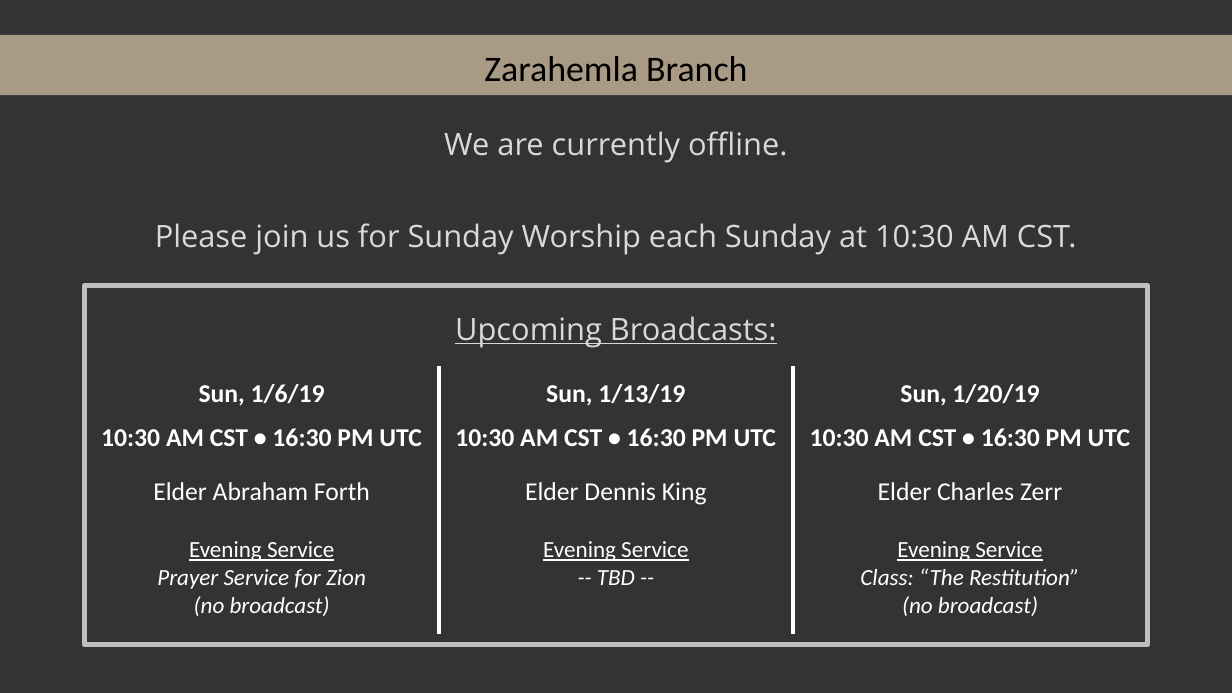
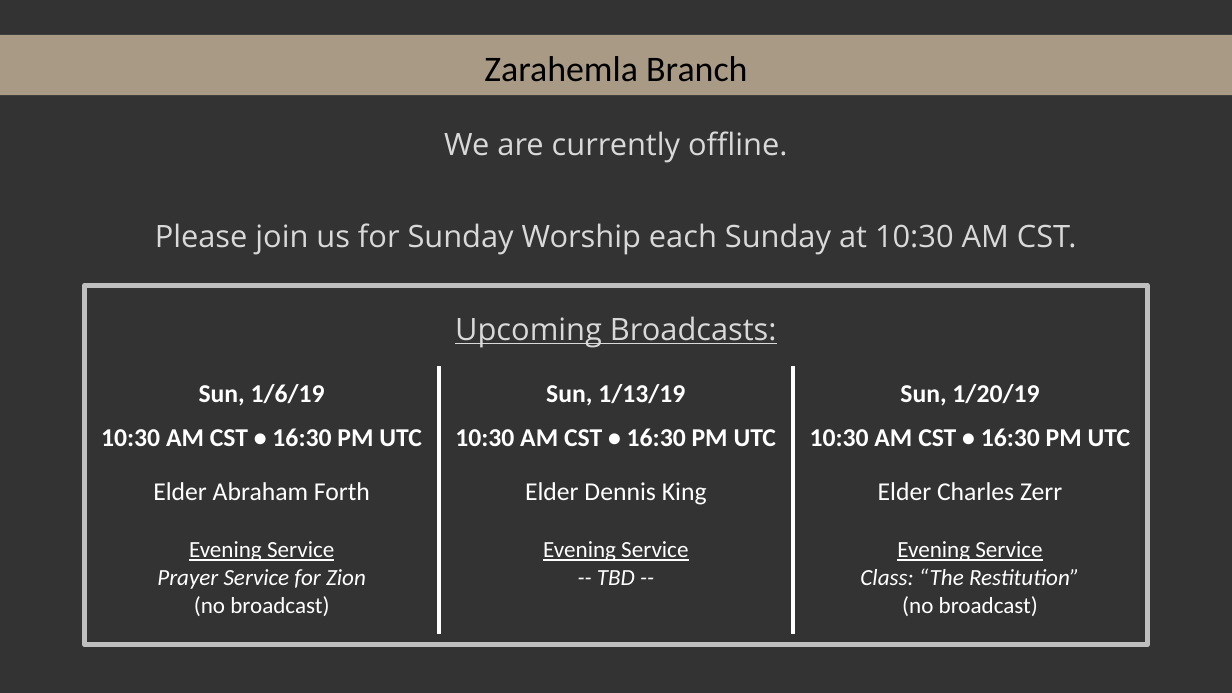
Before and after one commit to kevinmcmilian/ZarahemlaHymnPPTs, a slide deck: slide 1 of Offline Slide.pptx. Drawn at 1232x693 pixels with LibreOffice and Linux fonts; fonts in the diff are those of the drawing; background and template pictures are left out. Boxes give left, top, right and bottom in pixels: in the first picture for what was removed or moved away, otherwise in the second. Text is boxed around its words. In the diff, an @@ line names an element or a change of style, - is before the commit and + after.

Commit message:
Update Offline Slide

```diff
--- a/Offline Slide.pptx
+++ b/Offline Slide.pptx
@@ table at bbox=[85, 366, 1147, 631] @@
@@ italic off in "(no broadcast)", "(no broadcast)" @@
```
